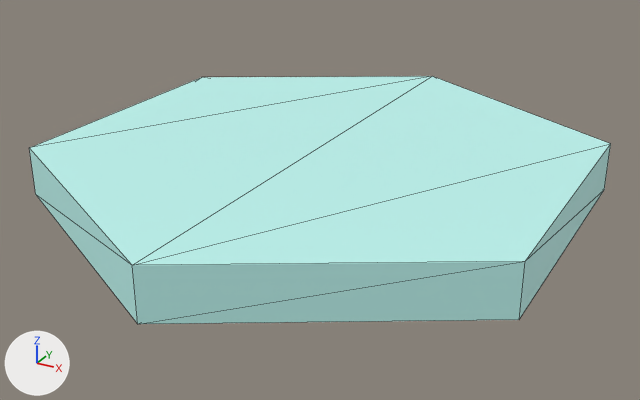
One commit to the FBX model Assets/Kenney kits/Hexagon/water.fbx: the scene before it, then after it.
Camera for both pictures: a 50 mm lens placed at (0.796, -1.455, 0.709), pointed at (0.009, -0.023, -0.007). The axes (+X, +Y, +Z) are drawn at lower left. The lights are the same throughout. Mesh edges are drawn as thin lines. Where no turn or scale is listed for an object, it has been applied to the vertices. Vertices at the same position are counted once.

Script lines for the objects in view, before the commit:
```python
mat_water = principled_material('water')
mat_water.base_color = (0.524, 0.934, 0.885)  # cyan #c0f7f2
mat_water.roughness = 0.553
me_mesh = bpy.data.meshes.new('Mesh')
me_mesh.from_pydata(...)  # a 6-sided cylinder along z spanning x -0.5..0.5, y -0.577..0.577, z 0.0..0.1
me_mesh.materials.append(mat_water)  # cyan #c0f7f2
ob_water = bpy.data.objects.new('water', me_mesh)
ob_water.location = (0.0, 0.0, 0.0)
```
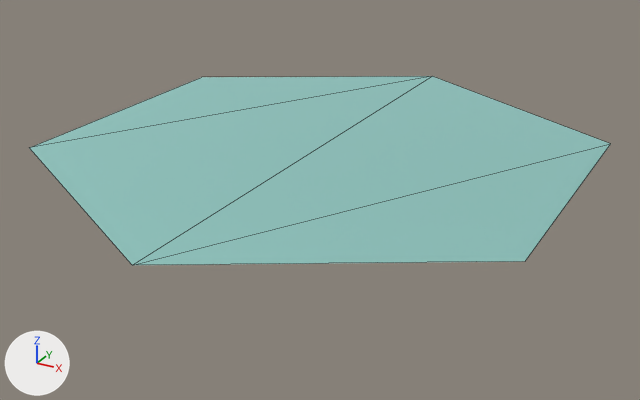
What differs and where, as boxes (x1, y1, x2, y2) in the pictures (640 x 400 px):
'water', surface changed, reshaped (24% shorter)
    before: (29, 76, 611, 324)
    after: (30, 76, 610, 265)
part 1 of me_mesh, deleted (cyan)
    before: (29, 144, 611, 324)

Edits to the bpy script that builds the scene:
```text
Change mat_water:
    mat_water.metallic: 0.0 -> 1.0
Change me_mesh:
    used by ob_water; location = (0.0, 0.0, 0.0)
    remove me_mesh.from_pydata(...)  # 12 vertices, 20 faces; spans x -0.5..0.5, y -0.577..0.577, z 0.0..0.1
    add me_mesh.from_pydata(...)  # 6 vertices, 4 faces; spans x -0.5..0.5, y -0.577..0.577, z 0.1
    me_mesh part 1
    6 vertices are removed from x -0.5..0.5, y -0.577..0.577, z 0.0
    16 faces are deleted
```
